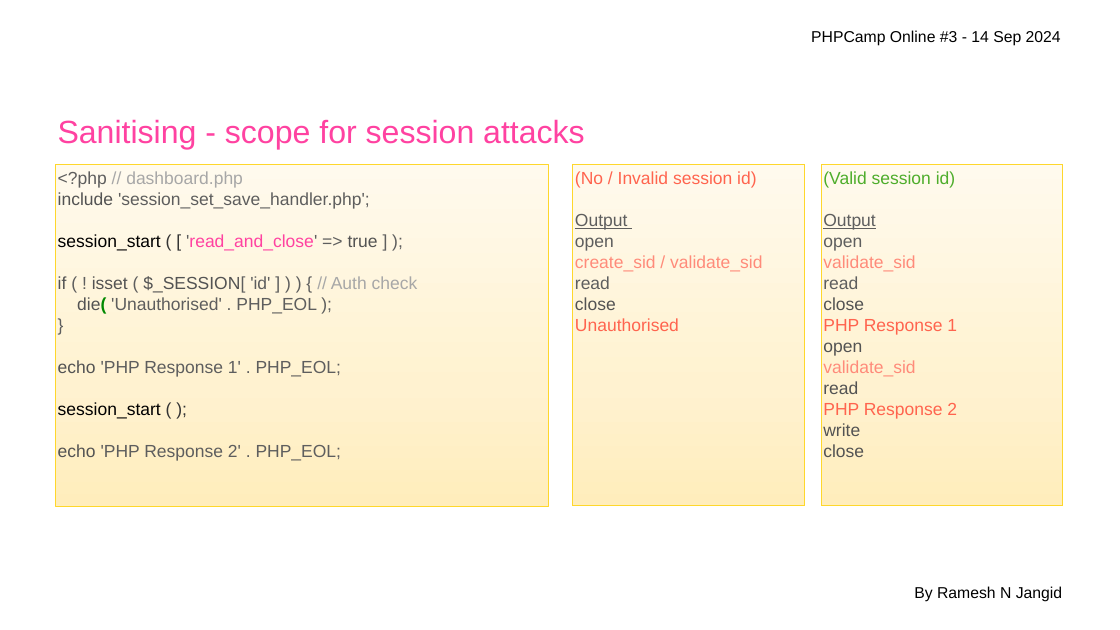
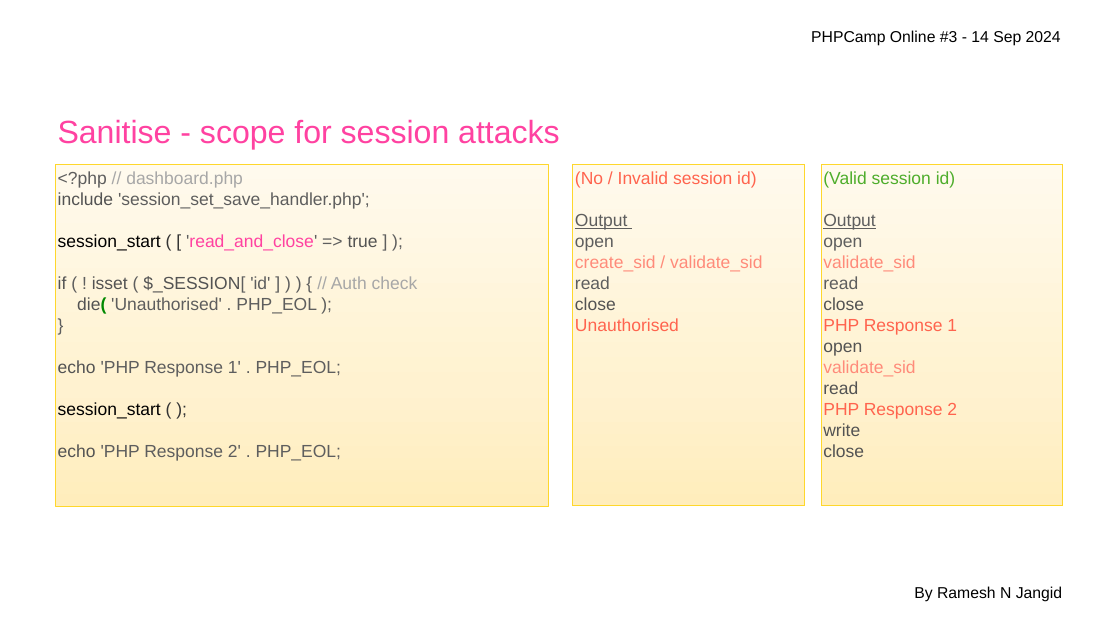
Before and after one commit to polygoncoin/Presentations, a slide deck: slide 18 of PHP-Session-beyond-$_SESSION.pptx. Drawn at 1120x630 pixels with LibreOffice and Linux fonts; fonts in the diff are those of the drawing; background and template pictures are left out. Boxes give left, top, right and bottom in pixels: in the first picture for what was removed or moved away, otherwise in the second. Text is boxed around its words. In the diff, an @@ line names an element or a change of style, - is before the commit and + after.

```diff
--- a/PHP-Session-beyond-$_SESSION.pptx
+++ b/PHP-Session-beyond-$_SESSION.pptx
@@ text at (x1=58, y1=119, x2=560, y2=150): text changed @@
-Sanitising - scope for session attacks
+Sanitise - scope for session attacks
```
Also in this commit, not shown: 8 other slides changed, 2 other files.
